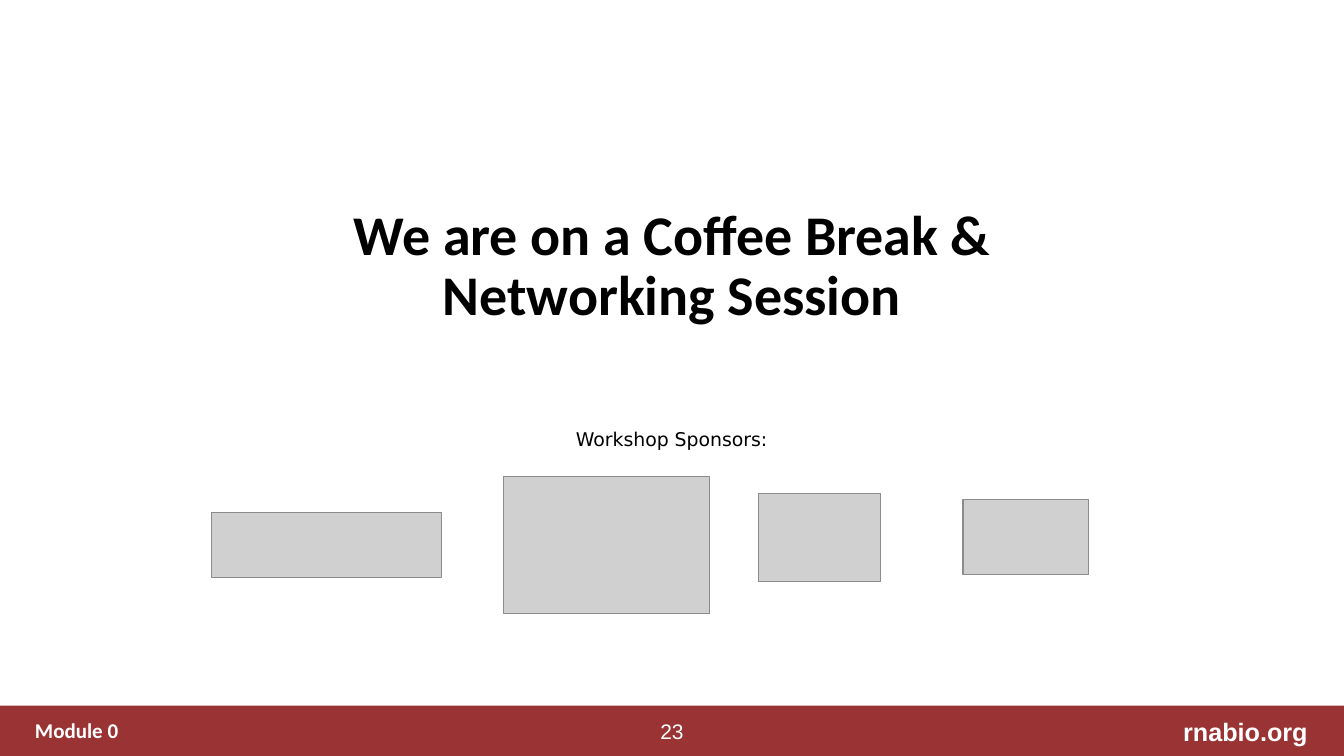
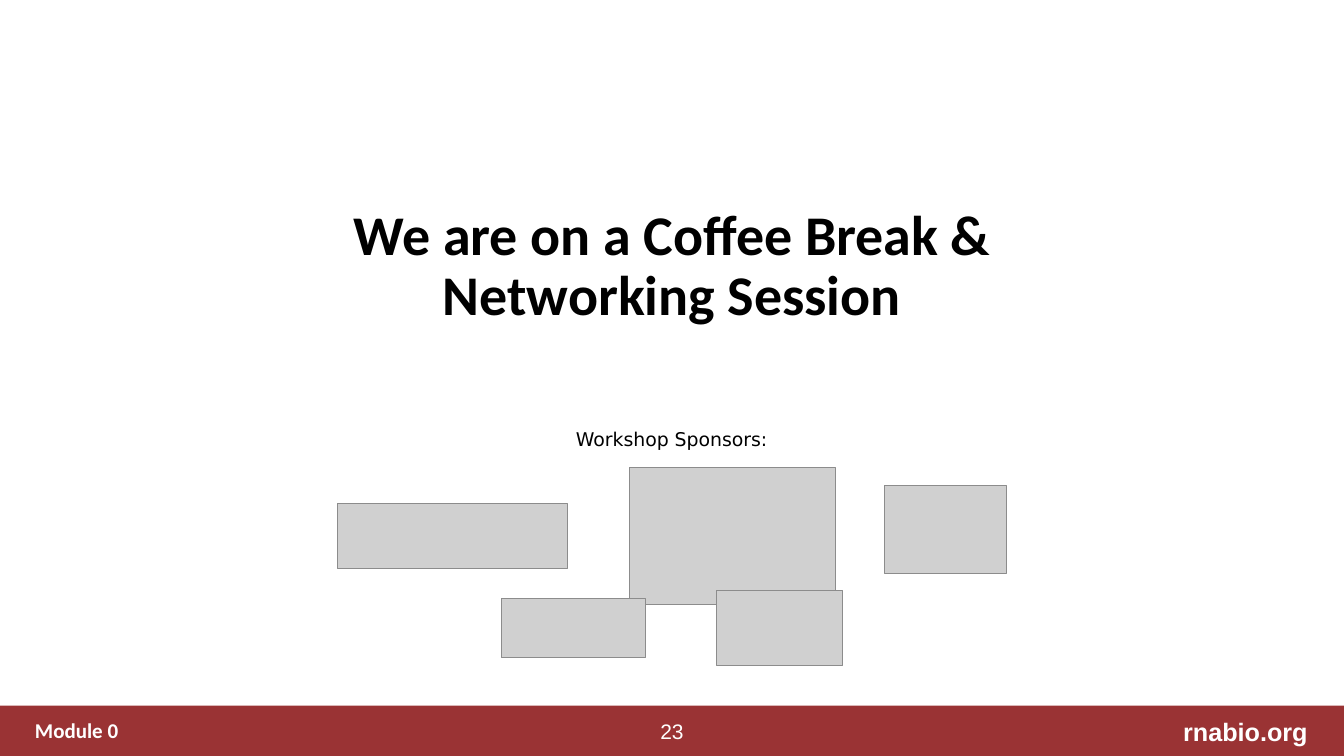
Before and after one commit to griffithlab/rnabio.org, a slide deck: slide 23 of assets/lectures/cbw/2024/full/RNASeq_Module1_IntrotoRNA.pptx. Drawn at 1344x756 pixels with LibreOffice and Linux fonts; fonts in the diff are those of the drawing; grey boxes stand for pictures. Boxes give left, top, right and bottom in pixels: in the first picture for what was removed or moved away, otherwise in the second. Text is boxed around its words. In the diff, an @@ line names an element or a change of style, - is before the commit and + after.

```diff
--- a/assets/lectures/cbw/2024/full/RNASeq_Module1_IntrotoRNA.pptx
+++ b/assets/lectures/cbw/2024/full/RNASeq_Module1_IntrotoRNA.pptx
@@ 3 pictures: place and size @@
-3 pictures at box(212, 476, 881, 613)
+3 pictures at box(338, 468, 1007, 605)
@@ picture added at box(501, 598, 645, 657) @@
@@ picture: place and size @@
-picture at box(963, 499, 1089, 575)
+picture at box(717, 590, 843, 665)
```
Also in this commit, not shown: 1 slide added, 1 slide removed, 29 other files.
